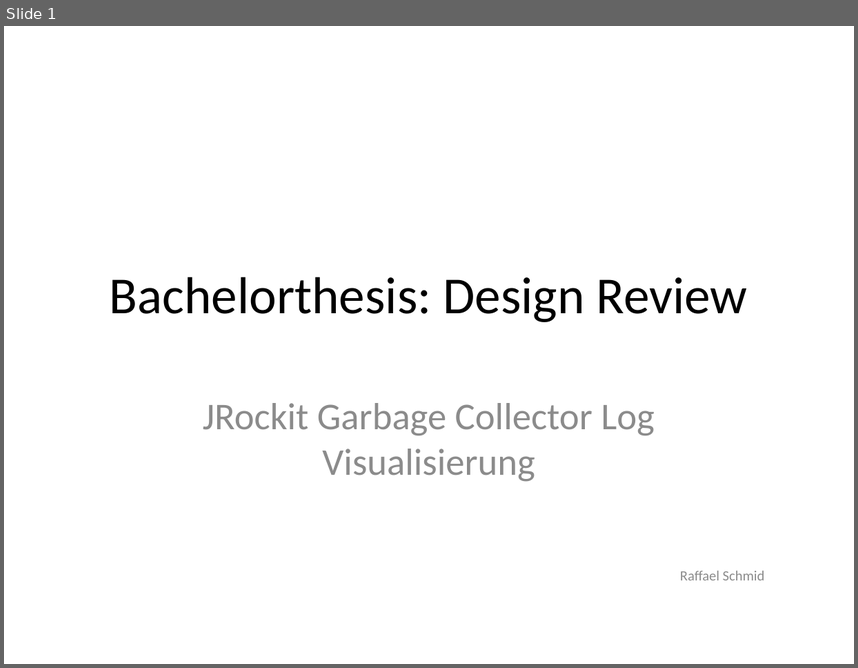
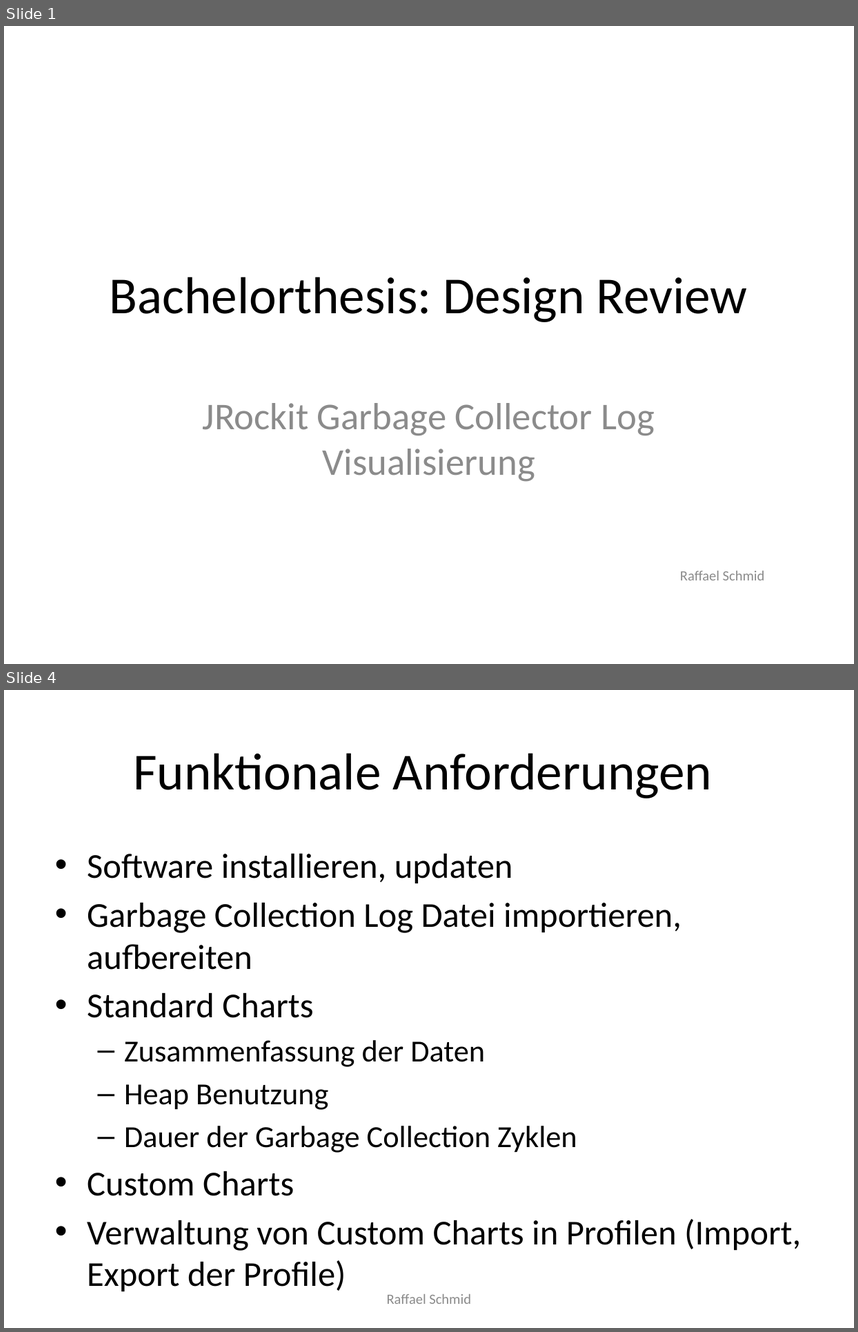
Before and after one commit to raffaelschmid/bachelorthesis, a slide deck: Dokumentation/Praesentation Design Review/rschmid_bachelorthesis_designreview_prasentation.pptx. Shown one above the other, each under a label of ours: slide 1 before the commit, slides 1 and 4 after it; the slides between them are not shown. The pictures are 858x668 and 858x1332 pixels, drawn with LibreOffice and Linux fonts; fonts in the diff are those of the drawing. Boxes give left, top, right and bottom in pixels: in the first picture for what was removed or moved away, otherwise in the second. Text is boxed around its words. In the diff, an @@ line names an element or a change of style, - is before the commit and + after.

```diff
--- a/Dokumentation/Praesentation Design Review/rschmid_bachelorthesis_designreview_prasentation.pptx
+++ b/Dokumentation/Praesentation Design Review/rschmid_bachelorthesis_designreview_prasentation.pptx
@@ slide 4 added at [4,690,854,1328], background #FFFFFF @@
@@ title added at [133,753,712,798], 44 pt, text #000000 @@
+Funktionale Anforderungen
@@ text added at [87,854,801,1250], 29.6 pt, text #000000 @@
+• Software installieren, updaten
+• Garbage Collection Log Datei importieren, aufbereiten
+• Standard Charts
+  – Zusammenfassung der Daten
+  – Heap Benutzung
+  – Dauer der Garbage Collection Zyklen
+• Custom Charts
+• Verwaltung von Custom Charts in Profilen (Import, Export der Profile)
@@ text added at [387,1294,471,1303], 12 pt, text #8C8C8C @@
+Raffael Schmid
```
Also in this commit, not shown: 1 slide changed, 13 other slides added, 9 other files.
